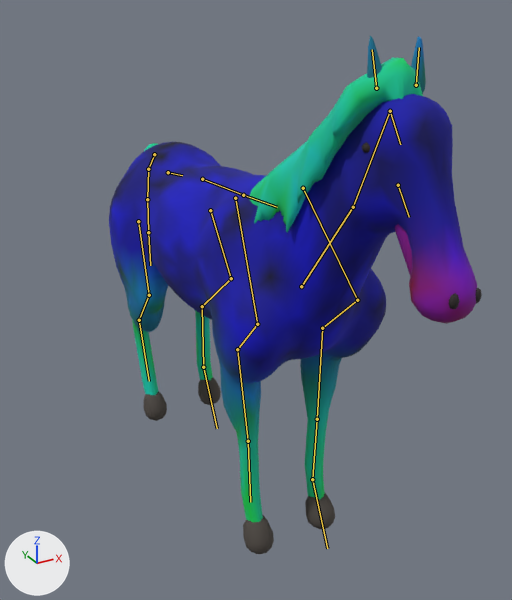
Renders of the glTF model assets/beast_equine.glb from each side of a commit.
The view is the same before and after, from a camera (50 mm lens) standing at (-1.33, -2.73, 2.22) and looking at (0.0, -0.31, 1.01). Lighting does not change. The marker at lower left points along +X, +Y and +Z. The picture after the commit comes second. The bones that change, and the others that lie on the model, are drawn over the model as lines.

Objects in the first picture: 'beast_equine_fur', 'beast_equine_horn'.
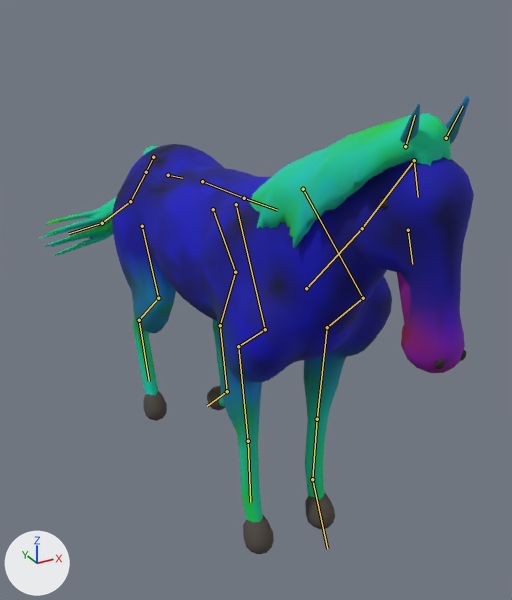
The newer file adds an action. The first version stands in its rest pose; the second is drawn at frame 104 of the action 'doze'.

Location of each change, [x1, y1, x2, y2] in pixels of the pictures (512 x 600 px):
'beast_equine_fur', posed (18% wider, 12% shorter): before [109, 36, 477, 522]; after [38, 96, 474, 522]
'beast_equine_horn', posed (13% shorter): before [144, 143, 482, 554]; after [144, 198, 466, 554]
bone 'pelvis', root to tip: before (168, 172) to (182, 175); after (168, 175) to (182, 178)
bone 'neck', root to tip: before (301, 286) to (353, 207); after (306, 288) to (362, 228)
bone 'neck2', root to tip: before (353, 207) to (390, 111); after (362, 228) to (414, 160)
bone 'head', root to tip: before (390, 111) to (400, 144); after (414, 160) to (418, 197)
bone 'ear.L', root to tip: before (416, 85) to (419, 47); after (446, 138) to (463, 106)
bone 'ear.R', root to tip: before (376, 88) to (372, 49); after (405, 146) to (415, 115)
bone 'upperarm.L', root to tip: before (357, 300) to (322, 328); after (363, 298) to (327, 327)
bone 'forearm.L', root to tip: before (322, 328) to (317, 419); after (327, 327) to (317, 419)
bone 'upperarm.R', root to tip: before (257, 324) to (237, 349); after (265, 329) to (238, 346)
bone 'forearm.R', root to tip: before (237, 349) to (248, 441); after (238, 346) to (248, 441)
bone 'tail1', root to tip: before (154, 154) to (148, 169); after (153, 157) to (146, 172)
bone 'tail2', root to tip: before (148, 169) to (147, 199); after (146, 172) to (130, 201)
bone 'tail3', root to tip: before (147, 199) to (148, 232); after (130, 201) to (102, 223)
bone 'tail4', root to tip: before (148, 232) to (150, 265); after (102, 223) to (69, 233)
bone 'thigh.L', root to tip: before (210, 210) to (231, 278); after (213, 209) to (235, 272)
bone 'shin.L', root to tip: before (231, 278) to (202, 306); after (235, 272) to (220, 325)
bone 'hock.L', root to tip: before (202, 306) to (203, 367); after (220, 325) to (227, 391)
bone 'htoe.L', root to tip: before (203, 367) to (217, 428); after (227, 391) to (207, 406)
bone 'thigh.R', root to tip: before (138, 221) to (149, 295); after (142, 226) to (158, 298)
bone 'shin.R', root to tip: before (149, 295) to (139, 320); after (158, 298) to (139, 320)

The change in detail:
Bone 'pelvis' (bone_pelvis) moves from (0.0, 0.0, 0.0) to (0.0, -0.002, 0.012).
Bone 'pelvis' (bone_pelvis) turns from (0, 0, 0) to (0, 4, 0) degrees about its own x, y and z.
Bone 'neck' (bone_neck) turns from (0, 0, 0) to (8, 0, 0) degrees about its own x, y and z.
Bone 'neck2' (bone_neck2) turns from (0, 0, 0) to (8, 0, 0) degrees about its own x, y and z.
Bone 'head' (bone_head) turns from (0, 0, 0) to (5, 0, 0) degrees about its own x, y and z.
Bone 'ear.L' (bone_ear_l) turns from (0, 0, 0) to (14, 0, 0) degrees about its own x, y and z.
Bone 'ear.R' (bone_ear_r) turns from (0, 0, 0) to (14, 0, 0) degrees about its own x, y and z.
Bone 'upperarm.L' (bone_upperarm_l) turns from (0, 0, 0) to (-1, 3, 4) degrees about its own x, y and z.
Bone 'forearm.L' (bone_forearm_l) turns from (0, 0, 0) to (2, 1, 2) degrees about its own x, y and z.
Bone 'wrist.L' (bone_wrist_l) turns from (0, 0, 0) to (0, 0, -3) degrees about its own x, y and z.
Bone 'upperarm.R' (bone_upperarm_r) turns from (0, 0, 0) to (7, 3, 5) degrees about its own x, y and z.
Bone 'forearm.R' (bone_forearm_r) turns from (0, 0, 0) to (-11, 2, 0) degrees about its own x, y and z.
Bone 'wrist.R' (bone_wrist_r) turns from (0, 0, 0) to (3, 0, -2) degrees about its own x, y and z.
Bone 'tail1' (bone_tail1) turns from (0, 0, 0) to (0, 0, 7) degrees about its own x, y and z.
Bone 'tail2' (bone_tail2) turns from (0, 0, 0) to (0, 0, 26) degrees about its own x, y and z.
Bone 'tail3' (bone_tail3) turns from (0, 0, 0) to (0, 0, 37) degrees about its own x, y and z.
Bone 'tail4' (bone_tail4) turns from (0, 0, 0) to (0, 0, 24) degrees about its own x, y and z.
Bone 'thigh.L' (bone_thigh_l) turns from (0, 0, 0) to (-19, -1, 10) degrees about its own x, y and z.
Bone 'shin.L' (bone_shin_l) turns from (0, 0, 0) to (-5, -6, -5) degrees about its own x, y and z.
Bone 'hock.L' (bone_hock_l) turns from (0, 0, 0) to (12, -4, 2) degrees about its own x, y and z.
Bone 'htoe.L' (bone_htoe_l) turns from (0, 0, 0) to (87, 0, 0) degrees about its own x, y and z.
Bone 'thigh.R' (bone_thigh_r) turns from (0, 0, 0) to (-3, -1, 0) degrees about its own x, y and z.
Bone 'shin.R' (bone_shin_r) turns from (0, 0, 0) to (6, 4, 7) degrees about its own x, y and z.
Bone 'hock.R' (bone_hock_r) turns from (0, 0, 0) to (-4, 5, -4) degrees about its own x, y and z.
